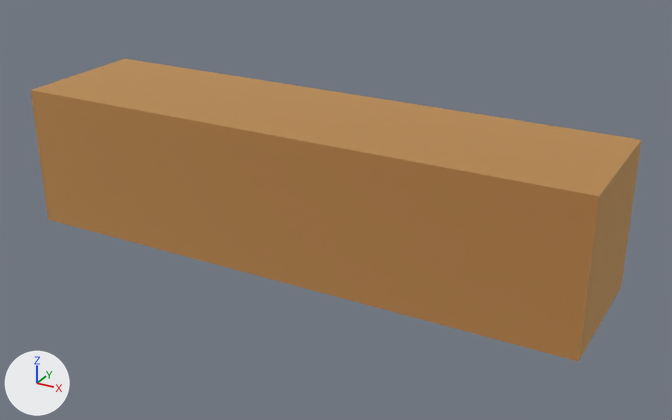
An edit to the glTF model apps/hello/gltf-instancing/assets/instanced-box.gltf, drawn before and after from the same camera.
Before and after are seen from a 50 mm lens placed at (2.95, -5.03, 2.36), pointed at (0.17, 0.01, -0.16). The lights are fixed; the arrows at lower left show +X, +Y and +Z. The older version comes first.

Script lines for the objects in view, before the commit:
```python
mat_matfoo = principled_material('MatFoo')
mat_matfoo.base_color = (0.7, 0.45, 0.2)  # beige #dab37c
mat_matfoo.metallic = 1.0
mat_matfoo.roughness = 1.0
me_meshfoo = bpy.data.meshes.new('MeshFoo')
me_meshfoo.from_pydata(...)  # a box spanning x -0.5..0.5, y -0.5..0.5, z -0.5..0.5
me_meshfoo.materials.append(mat_matfoo)  # beige #dab37c
ob_meshfoo = bpy.data.objects.new('MeshFoo', me_meshfoo)
ob_meshfoo.parent = ob_instancedbox
ob_meshfoo.location = (-1.5, 0.0, 0.0)
ob_meshfoo_001 = bpy.data.objects.new('MeshFoo.001', me_meshfoo)
ob_meshfoo_001.parent = ob_instancedbox
ob_meshfoo_001.location = (-0.5, 0.0, 0.0)
ob_meshfoo_002 = bpy.data.objects.new('MeshFoo.002', me_meshfoo)
ob_meshfoo_002.parent = ob_instancedbox
ob_meshfoo_002.location = (0.5, 0.0, 0.0)
ob_meshfoo_003 = bpy.data.objects.new('MeshFoo.003', me_meshfoo)
ob_meshfoo_003.parent = ob_instancedbox
ob_meshfoo_003.location = (1.5, 0.0, 0.0)
```
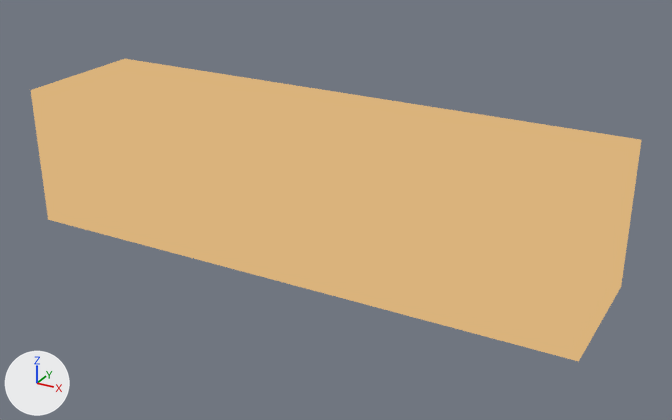
The change, as a list of edits to the scene's bpy script:
```text
Change mat_matfoo:
    remove # nodes: BsdfPrincipled, OutputMaterial
    nodes: BsdfTransparent, Emission, LightPath, MixShader, OutputMaterial
```

Location of each change, (x1, y1, x2, y2) in pixels of the pictures (672 x 420 px):
'MeshFoo.003', recoloured (lighter): (415, 115, 641, 361) in both
'MeshFoo.002', recoloured (lighter): (271, 94, 483, 318) in both
'MeshFoo.001', recoloured (lighter): (142, 75, 347, 280) in both
'MeshFoo', recoloured (lighter): (31, 59, 228, 248) in both
